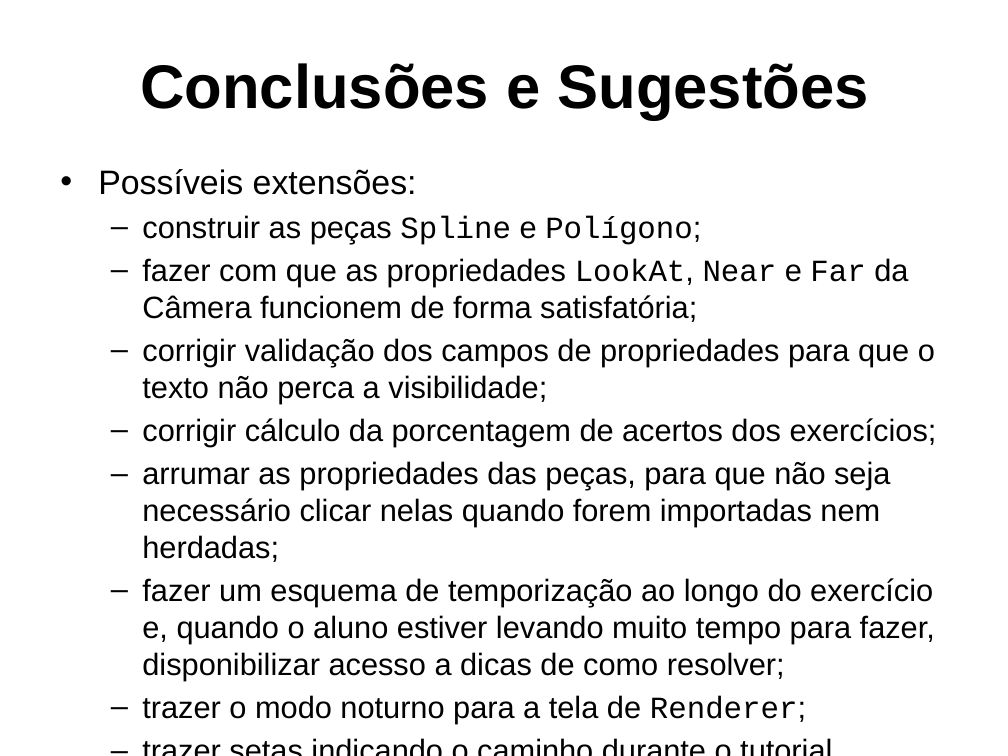
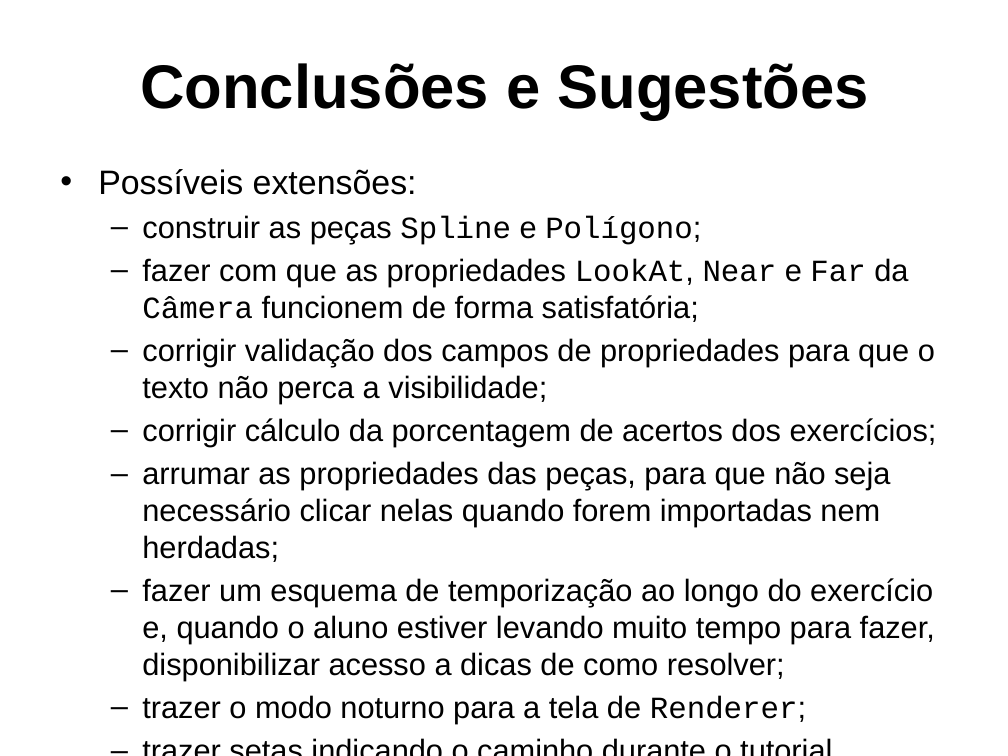
Before and after one commit to PanicAThePython/tcc_NataliaSensWeise, a slide deck: slide 36 of Slides_NataliaSensWeise.pptx. Drawn at 1008x756 pixels with LibreOffice and Linux fonts; fonts in the diff are those of the drawing; background and template pictures are left out. Boxes give left, top, right and bottom in pixels: in the first picture for what was removed or moved away, otherwise in the second. Text is boxed around its words. In the diff, an @@ line names an element or a change of style, - is before the commit and + after.

Commit message:
docs: slide

```diff
--- a/Slides_NataliaSensWeise.pptx
+++ b/Slides_NataliaSensWeise.pptx
@@ text at (x1=142, y1=258, x2=908, y2=322): font Arial to Courier New in "Câmera" @@
```
Also in this commit, not shown: 2 other files.
